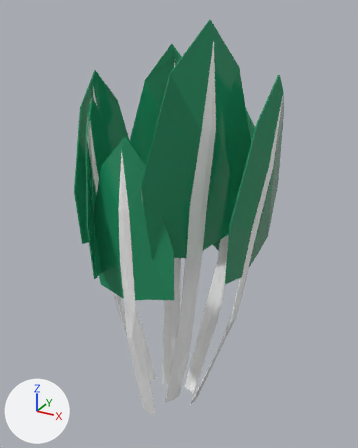
The FBX model Assets/Art/Models/Vegetables/Chard/Planted/Chard_2.fbx: old version first, new version second.
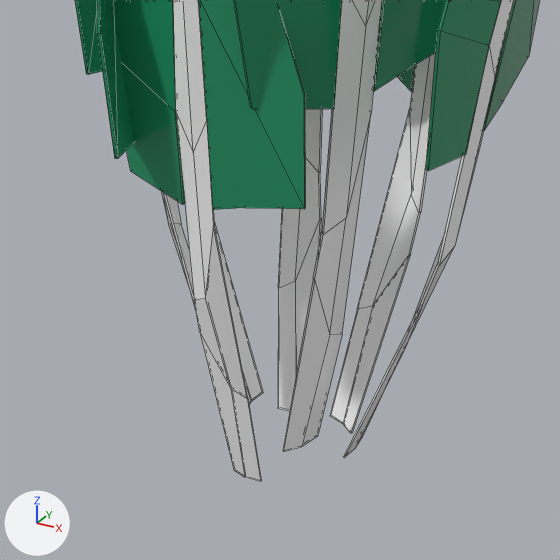
Old and new are each drawn whole from a 50 mm lens placed at (0.0614, -0.0988, 0.1071), pointed at (0.005, 0.0037, 0.0559) and again close up on the part from 13% to 79% of the width and 47% to 100% of the height. Every picture has the same lights, and +X, +Y and +Z are marked at lower left. The close-ups show mesh edges as thin lines. Where no turn or scale is listed for an object, it has been applied to the vertices.

The first close-up shows '2_Chard'.
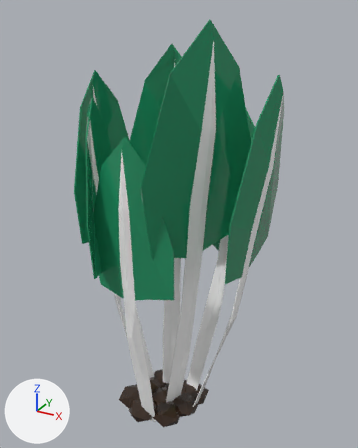
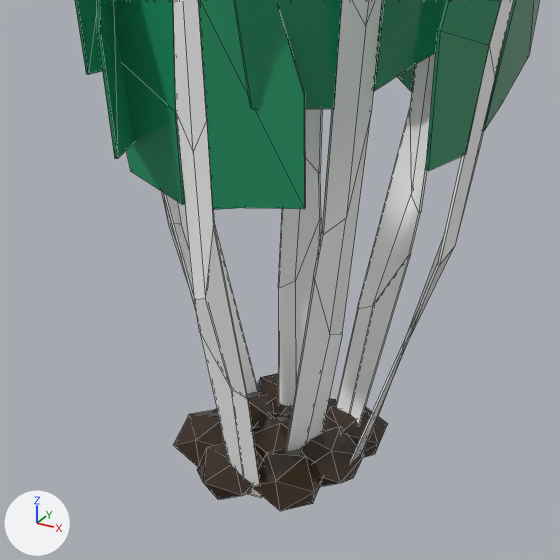
The newer file is also rescaled (x2.071) as a whole; pictures and numbers use the older file's frame.

Location of each change, (x1, y1, x2, y2) in pixels of the close-ups (560 x 560 px; the box of a moved part takes in the faces that stretch with it):
'2_Chard', reshaped
    before: (75, 0, 540, 482)
    after: (75, 0, 540, 511)
part 1 of me_plane_029, added
    after: (253, 449, 323, 511)
part 2 of me_plane_029, added (brown)
    after: (173, 410, 224, 467)
part 3 of me_plane_029, added
    after: (257, 373, 287, 414)
part 4 of me_plane_029, added
    after: (329, 406, 388, 457)
part 5 of me_plane_029, added
    after: (282, 398, 336, 430)
part 6 of me_plane_029, added
    after: (301, 427, 364, 487)
part 7 of me_plane_029, added
    after: (215, 392, 275, 429)
part 8 of me_plane_029, added
    after: (252, 413, 291, 459)
part 9 of me_plane_029, added (brown)
    after: (197, 443, 263, 500)
part 10 of me_plane_029, moved or reshaped
    before: (200, 218, 422, 482)
    after: (200, 218, 422, 498)

What changed in the scene script:
```text
Change me_plane_029:
    used by ob_2_chard; location = (0.0, 0.0, 0.0)
    remove me_plane_029.from_pydata(...)  # 420 vertices, 406 faces; spans x -0.0217..0.03, y -0.0187..0.0199, z 0.0001..0.1048
    add me_plane_029.from_pydata(...)  # 528 vertices, 586 faces; spans x -0.0217..0.03, y -0.0187..0.0199, z -0.0037..0.1048
    me_plane_029 part 1: a new loose piece, an icosphere of 20 faces spanning x 0.0013..0.0098, y -0.0087..0.0002, z -0.0034..0.002, in mat_base_color (picture img_paleta_png)
    me_plane_029 part 2: a new loose piece, an icosphere of 20 faces spanning x -0.0108..-0.0023, y -0.0077..0.0012, z -0.0034..0.002, in mat_base_color (picture img_paleta_png)
    me_plane_029 part 3: a new loose piece, an icosphere of 20 faces spanning x -0.0065..0.002, y 0.0034..0.0122, z -0.0035..0.002, in mat_base_color (picture img_paleta_png)
    me_plane_029 part 4: a new loose piece, an icosphere of 20 faces spanning x 0.0043..0.0129, y 0.0021..0.011, z -0.0034..0.002, in mat_base_color (picture img_paleta_png)
    me_plane_029 part 5: a new loose piece, an icosphere of 20 faces spanning x -0.001..0.0076, y 0.0012..0.0093, z -0.0037..0.0023, in mat_base_color (picture img_paleta_png)
    me_plane_029 part 6: a new loose piece, an icosphere of 20 faces spanning x 0.0037..0.0123, y -0.0033..0.0055, z -0.0035..0.002, in mat_base_color (picture img_paleta_png)
    me_plane_029 part 7: a new loose piece, an icosphere of 20 faces spanning x -0.0088..-0.0003, y -0.002..0.0061, z -0.0037..0.0023, in mat_base_color (picture img_paleta_png)
    me_plane_029 part 8: a new loose piece, an icosphere of 20 faces spanning x -0.0028..0.0058, y -0.0036..0.0045, z -0.0037..0.0023, in mat_base_color (picture img_paleta_png)
    me_plane_029 part 9: a new loose piece, an icosphere of 20 faces spanning x -0.0056..0.0029, y -0.0107..-0.0019, z -0.0035..0.002, in mat_base_color (picture img_paleta_png)
    me_plane_029 part 10
    12 vertices in x -0.0024..0.0076, y -0.0049..0.0061, z 0.0004 move by (0.0, 0.0, -0.0029)
    6 vertices in x -0.0014..0.0033, y 0.0046..0.0052, z 0.0002 move by (0.0, 0.0, -0.0027)
    6 vertices in x -0.0044..0.011, y 0.0005..0.0058, z 0.0007 move by (0.0, 0.0, -0.0032)
    6 vertices in x -0.0006..0.0033, y -0.0076..-0.0071, z 0.0001 move by (0.0, 0.0, -0.0026)
    5 vertices in x 0.0054..0.0093, y 0.0049..0.0066, z 0.0005 move by (0.0, 0.0, -0.003)
    4 vertices in x -0.0049..-0.0044, y 0.0014..0.0058, z 0.0006 move by (0.0, 0.0, -0.0031)
    3 vertices move from x 0.0048..0.0106, y 0.0..0.0051, z 0.0003..0.0008 to x 0.0048..0.0106, y 0.0..0.0051, z -0.0025
```
